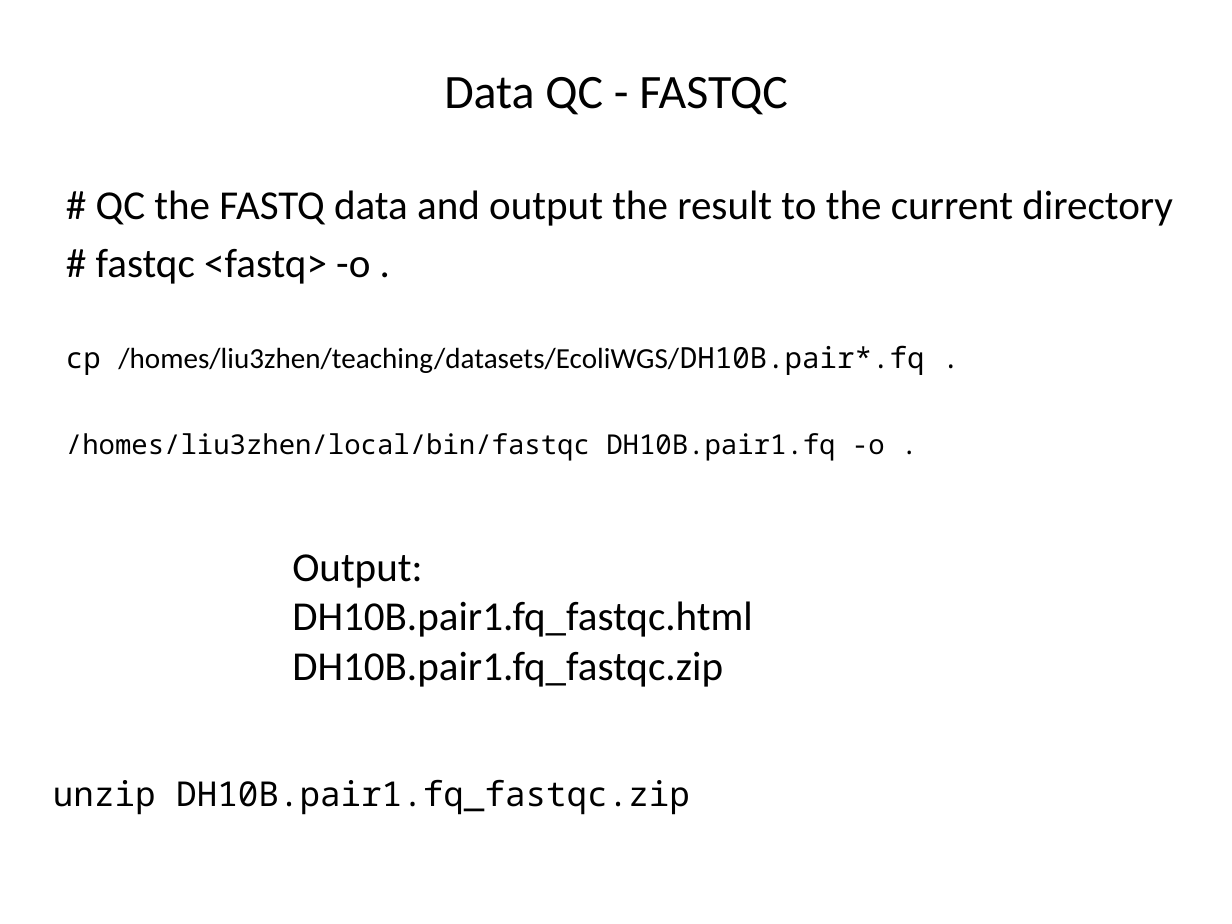
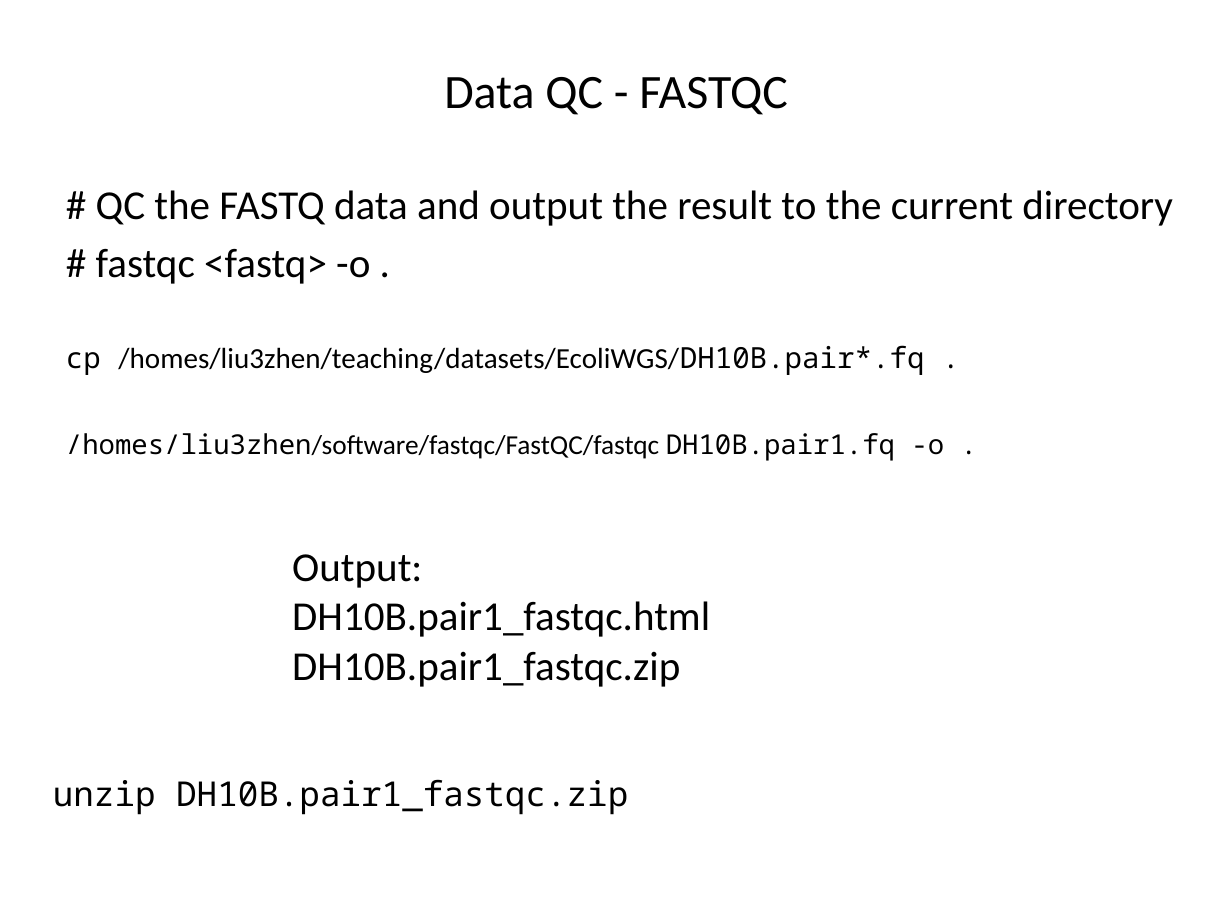
Before and after one commit to liu3zhenlab/teaching, a slide deck: slide 5 of PLPTH813Bioinformatis/2019/labs/lab05_NGS.pptx. Drawn at 1232x924 pixels with LibreOffice and Linux fonts; fonts in the diff are those of the drawing. Boxes give left, top, right and bottom in pixels: in the first picture for what was removed or moved away, otherwise in the second. Text is boxed around its words. In the diff, an @@ line names an element or a change of style, - is before the commit and + after.

Commit message:
lab05- NGS -update

```diff
--- a/PLPTH813Bioinformatis/2019/labs/lab05_NGS.pptx
+++ b/PLPTH813Bioinformatis/2019/labs/lab05_NGS.pptx
@@ text at (x1=66, y1=433, x2=944, y2=461): text changed @@
-/homes/liu3zhen/local/bin/fastqc DH10B.pair1.fq -o .
+/homes/liu3zhen/software/fastqc/FastQC/fastqc DH10B.pair1.fq -o .
@@ text at (x1=292, y1=601, x2=710, y2=687): text changed @@
-DH10B.pair1.fq_fastqc.html
-DH10B.pair1.fq_fastqc.zip
+DH10B.pair1_fastqc.html
+DH10B.pair1_fastqc.zip
@@ text at (x1=53, y1=779, x2=628, y2=815): text changed @@
-unzip DH10B.pair1.fq_fastqc.zip
+unzip DH10B.pair1_fastqc.zip
```
Also in this commit, not shown: 2 other slides changed.
